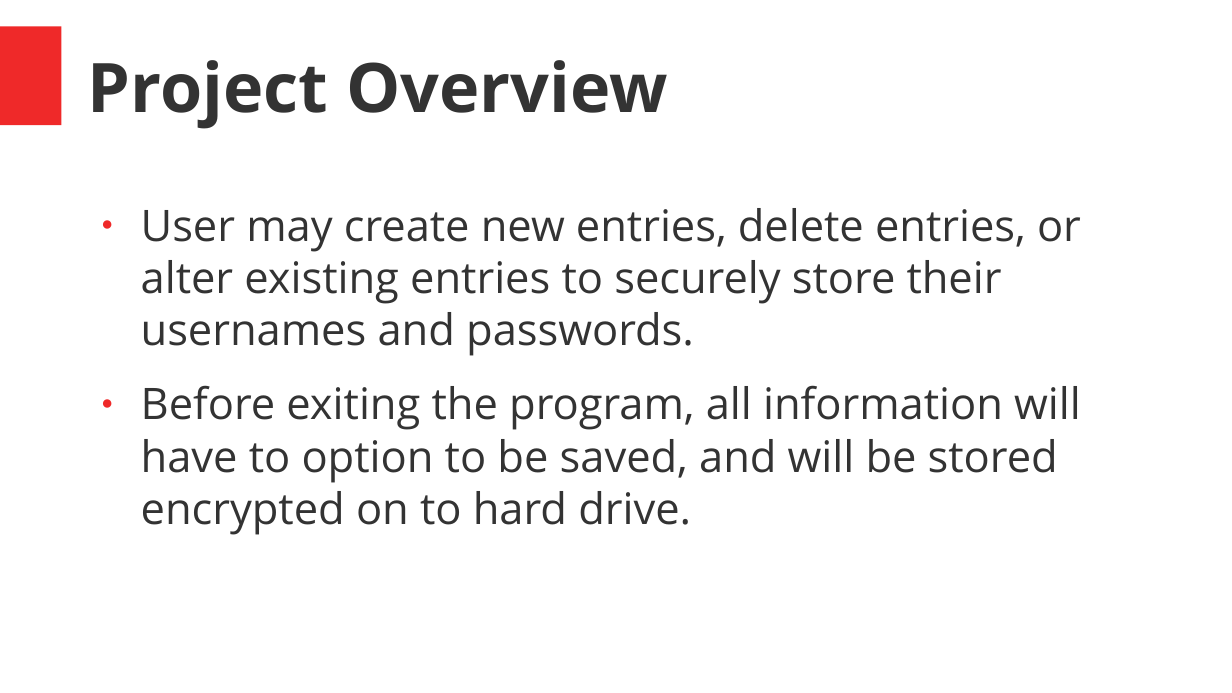
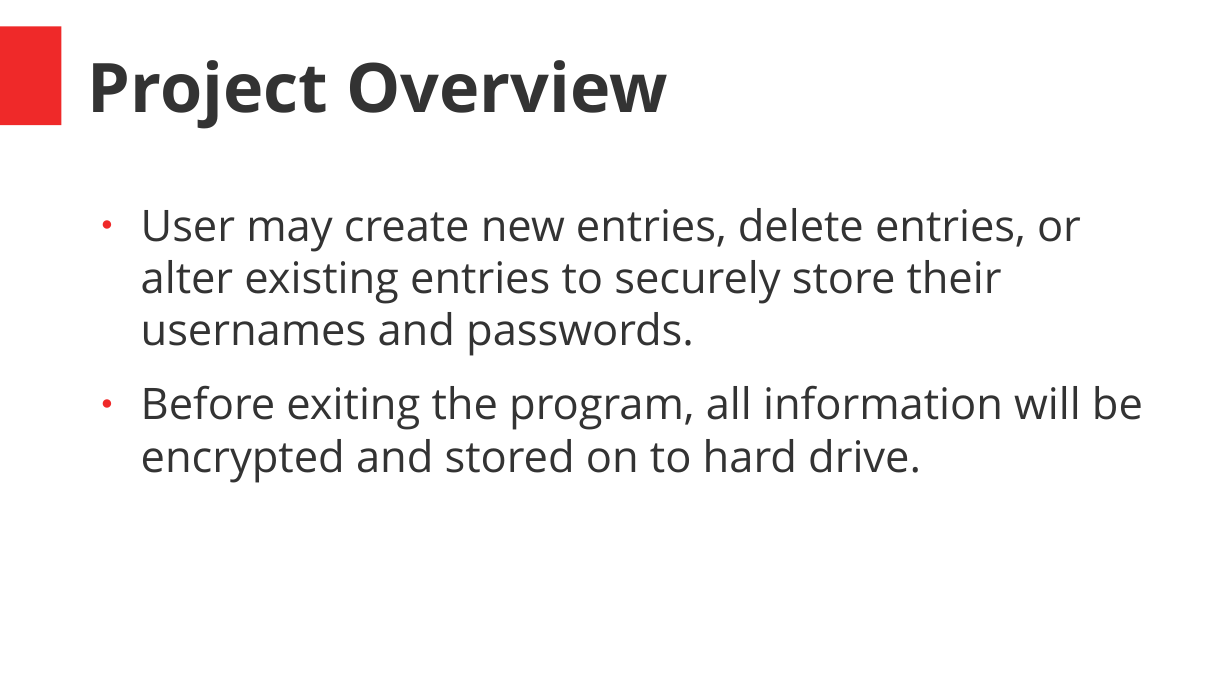
Before and after one commit to C5T2B7U/Project1, a slide deck: slide 5 of Cybersecurity_presentation.pptx. Drawn at 1232x693 pixels with LibreOffice and Linux fonts; fonts in the diff are those of the drawing. Boxes give left, top, right and bottom in pixels: in the first picture for what was removed or moved away, otherwise in the second. Text is boxed around its words. In the diff, an @@ line names an element or a change of style, - is before the commit and + after.

```diff
--- a/Cybersecurity_presentation.pptx
+++ b/Cybersecurity_presentation.pptx
@@ text at box(141, 385, 1143, 483): text changed @@
-● Before exiting the program, all information will have to option to be saved, and will be stored encrypted on to hard drive.
+● Before exiting the program, all information will be encrypted and stored on to hard drive.
```
Also in this commit, not shown: 4 other slides changed.
